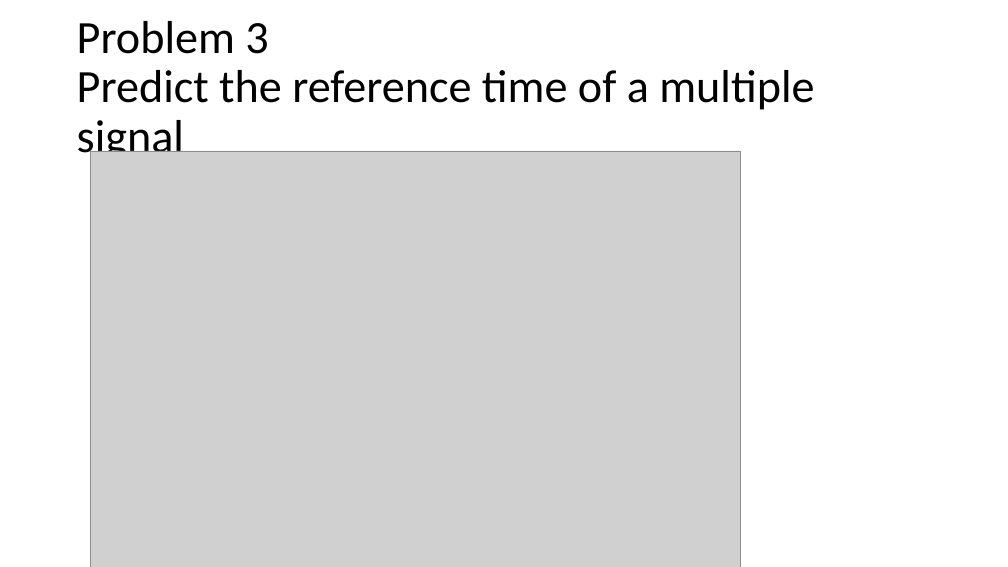
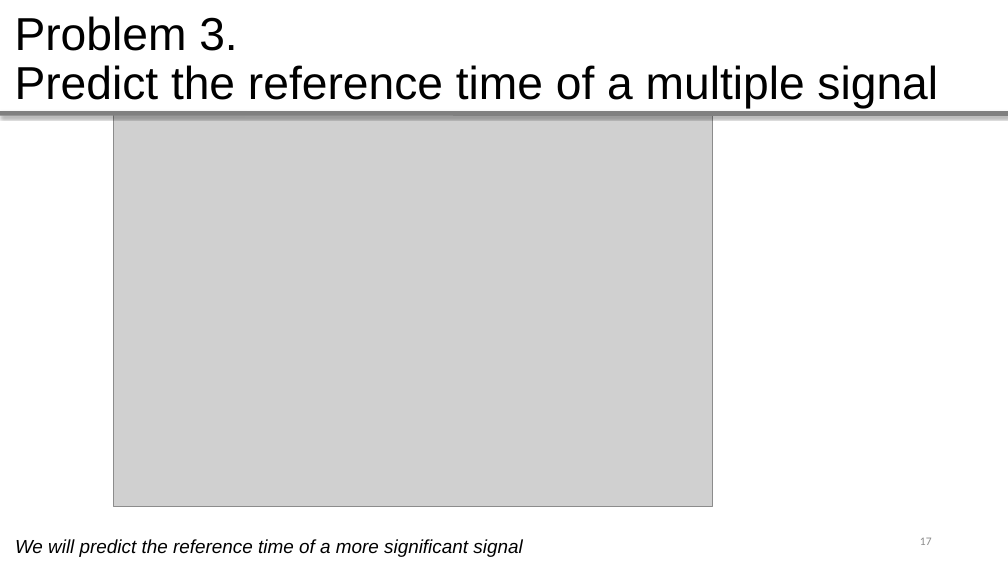
Before and after one commit to whiteRa2bit/cern_summer_project, a slide deck: slide 17 of Evaluating ECAL timing properties using test beam data.pptx. Drawn at 1008x567 pixels with LibreOffice and Linux fonts; fonts in the diff are those of the drawing; grey boxes stand for pictures. Boxes give left, top, right and bottom in pixels: in the first picture for what was removed or moved away, otherwise in the second. Text is boxed around its words. In the diff, an @@ line names an element or a change of style, - is before the commit and + after.

```diff
--- a/Evaluating ECAL timing properties using test beam data.pptx
+++ b/Evaluating ECAL timing properties using test beam data.pptx
@@ text "Problem 3.": place and size @@
-text "Problem 3." at <box>77,21,814,164</box>
+text "Problem 3." at <box>15,16,938,108</box>
@@ text at <box>15,16,237,51</box>: text changed; font Calibri to Arial @@
-Problem 3
+Problem 3.
@@ text at <box>15,65,938,108</box>: font Calibri to Arial in "Predict the reference time of a multiple ..." @@
@@ line added from (0, 113) to (1008, 113), #808080 4.51 pt @@
@@ picture: place and size @@
-picture at <box>91,151,741,567</box>
+picture at <box>113,113,712,507</box>
@@ text added at <box>15,539,522,557</box>, 18 pt, text #000000, italic @@
+We will predict the reference time of a more significant signal
@@ page number added at <box>920,537,932,545</box>, 11 pt, text #8B8B8B @@
+17
```
Also in this commit, not shown: 16 other slides changed, 6 slides added, 6 slides removed, 31 other files.
